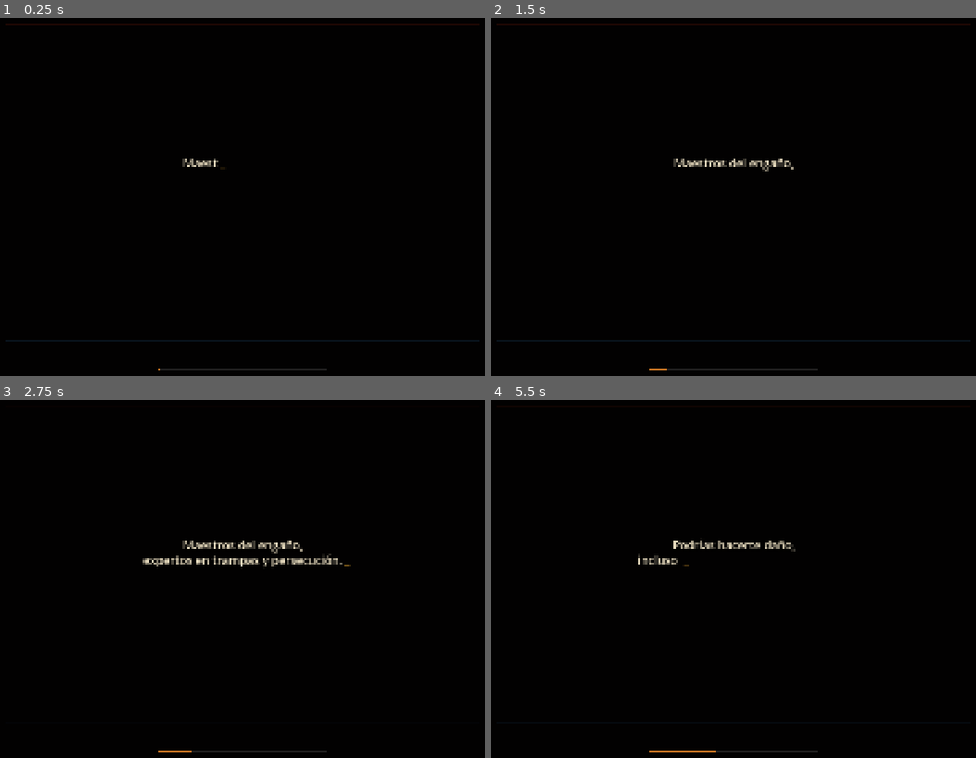
Above: before the commit, frames 1-4 (two rows, left to right).
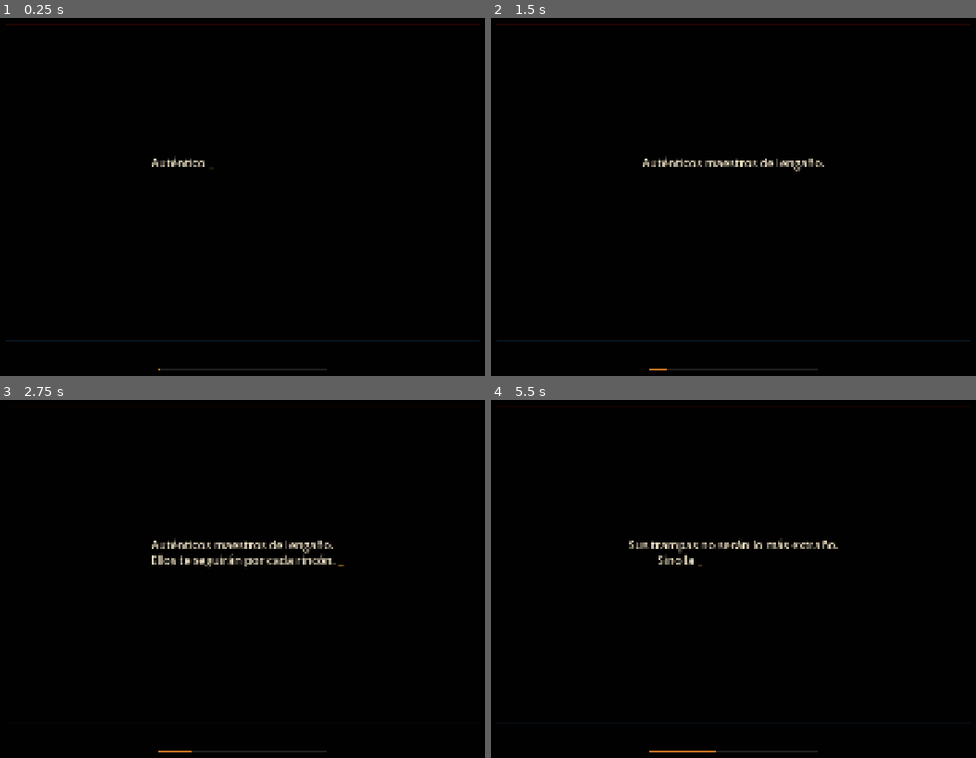
Above: after the commit, the same moments.

Repository: dymlos/hunting-race
Game: Godot game, scene res://scenes/main/main.tscn
The game is run twice, just before and just after one commit, with the same random seed, the same clock (stepped at 60 frames per second) and the same inputs.
Inputs:
- Up to frame 1 (0.25 s): no input
- Up to frame 2 (1.5 s): tap Enter at 0.5 s; hold Enter 0.53-1.28 s; tap Space at 0.77, 1.25 s; tap Backspace at 1.35 s
- Up to frame 3 (2.75 s): tap Space at 1.52 s; hold Enter from 2.03 s (still down)
- Up to frame 4 (5.5 s): release Enter at 2.78 s; tap Backspace at 2.85, 4.35 s; tap Space at 3.02, 3.5, 3.77, 4.52 s; hold Enter 3.53-4.28 s; tap Enter at 5 s; hold Enter from 5.03 s (still down)

The runs differ from the first frame. In frame 1, 0.2% of the frame differs, in the area x 31-47%, y 38-43%; in frame 2, 0.6%; in frame 3, 1.2%, in the area x 29-73%, y 38-47%; in frame 4, 0.9%.

Commit message:
texto intro

Diff:
--- a/scenes/ui/intro_screen.gd
+++ b/scenes/ui/intro_screen.gd
@@ -13,20 +13,20 @@
 const DOUBLE_B_SKIP_WINDOW: float = 0.45
 const PARAGRAPHS := [
 	[
-		"Maestros del engaño,",
-		"expertos en trampas y persecución.",
-	],
-	[
-		"Podrías hacerte daño,",
-		"incluso escapando de cada rincón.",
-	],
-	[
-		"Cazadores implacables,",
-		"en una carrera como nunca antes viste.",
-	],
-	[
-		"No confies en sus caras amigables,",
-		"aunque Mati diga: \"Que me trajiste?\"",
+		"Auténticos maestros del engaño.",
+		"Ellos te seguirán por cada rincón.",
+	],
+	[
+		"Sus trampas no serán lo más extraño.",
+		"Sino la injusta persecución.",
+	],
+	[
+		"No hablamos de una carrera razonable.",
+		"Más bien un desafío que nunca viviste.",
+	],
+	[
+		"Tampoco confíes en sus caras amigables,",
+		"aunque Mati diga: \"¿Qué me trajiste?\"",
 	],
 ]
 
